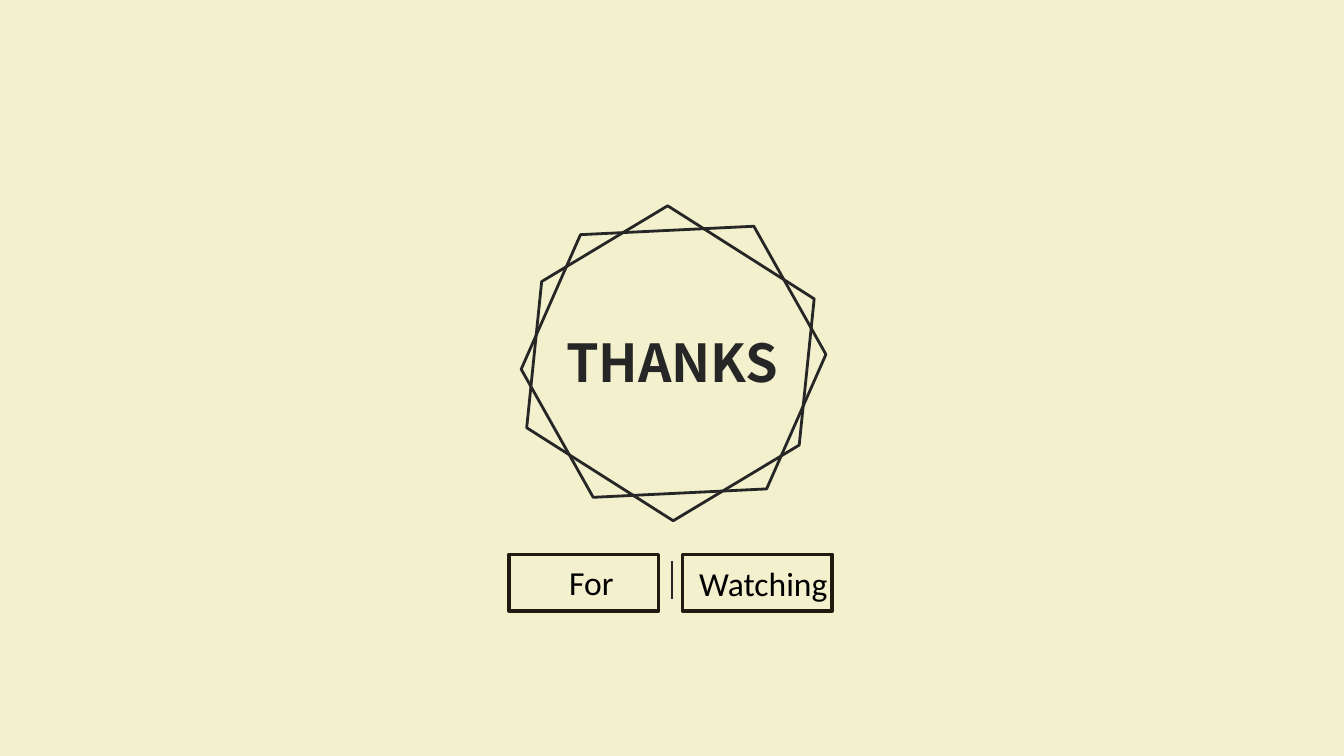
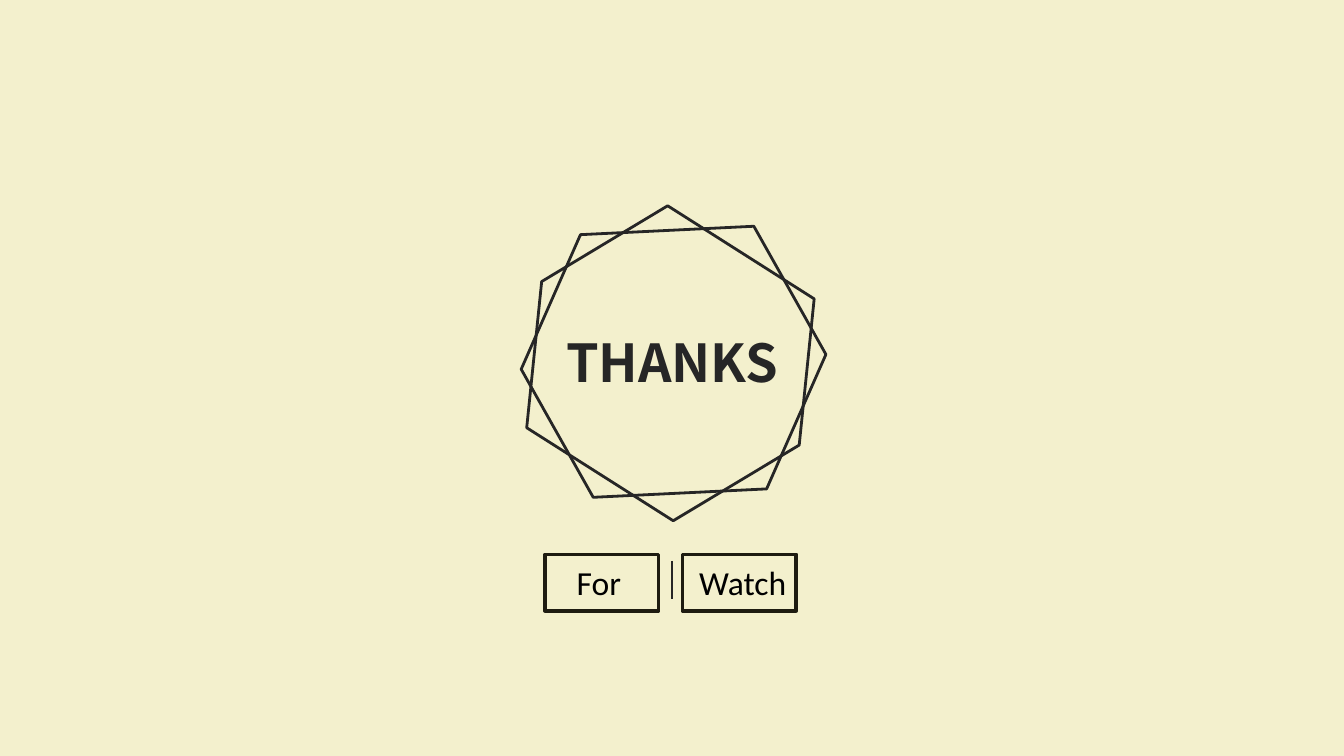
Before and after one commit to G19-Fish/PRD2018-G19, a slide deck: slide 43 of PRD2018-G19-需求项目计划PPT.pptx. Drawn at 1344x756 pixels with LibreOffice and Linux fonts; fonts in the diff are those of the drawing. Boxes give left, top, right and bottom in pixels: in the first picture for what was removed or moved away, otherwise in the second. Text is boxed around its words. In the diff, an @@ line names an element or a change of style, - is before the commit and + after.

```diff
--- a/PRD2018-G19-需求项目计划PPT.pptx
+++ b/PRD2018-G19-需求项目计划PPT.pptx
@@ rectangle: place and size @@
-rectangle at box(509, 555, 659, 612)
+rectangle at box(546, 555, 660, 612)
@@ text "For": place and size @@
-text "For" at box(569, 573, 613, 596)
+text "For" at box(577, 573, 621, 596)
@@ rectangle: place and size @@
-rectangle at box(683, 555, 832, 612)
+rectangle at box(683, 555, 797, 612)
@@ text at box(699, 571, 786, 596): text changed @@
-Watching
+Watch
```
Also in this commit, not shown: 2 other slides changed, 2 other files.
